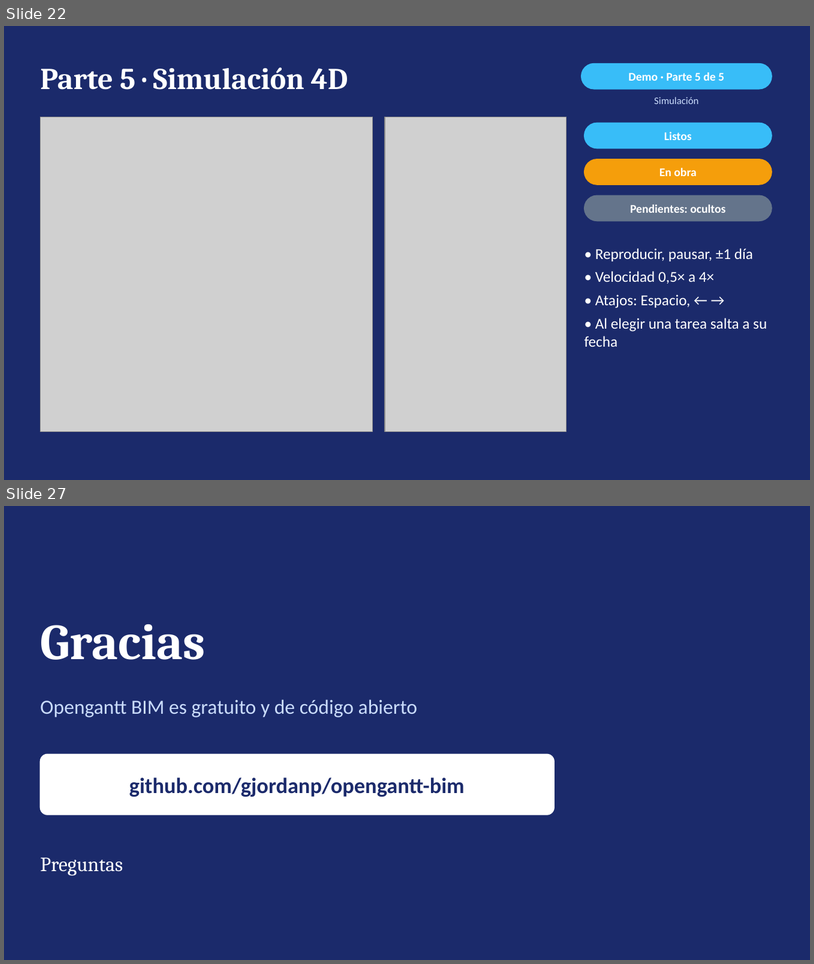
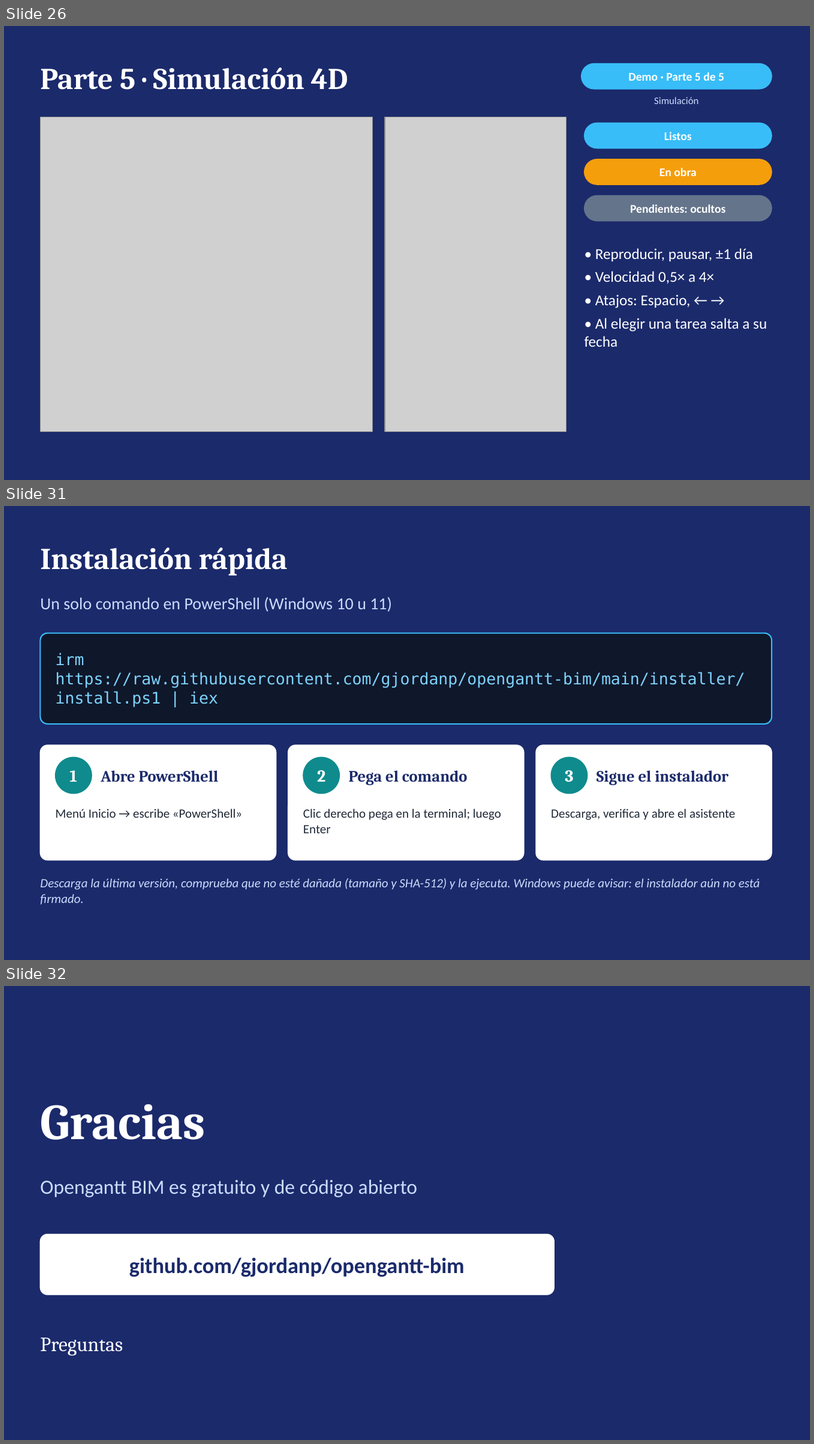
Before and after one commit to gjordanp/opengantt-bim, a slide deck: docs/clase/Sesion5-4D-BIM-Opengantt-v3.pptx. Shown one above the other, each under a label of ours: slides 22 and 27 before the commit, slides 26, 31 and 32 after it; the slides between them are not shown. The pictures are 814x964 and 814x1444 pixels, drawn with LibreOffice and Linux fonts; fonts in the diff are those of the drawing; grey boxes stand for pictures. Boxes give left, top, right and bottom in pixels: in the first picture for what was removed or moved away, otherwise in the second. Text is boxed around its words. In the diff, an @@ line names an element or a change of style, - is before the commit and + after.

```diff
--- a/docs/clase/Sesion5-4D-BIM-Opengantt-v3.pptx
+++ b/docs/clase/Sesion5-4D-BIM-Opengantt-v3.pptx
@@ slide 31 added at bbox=[4, 506, 810, 960], background #1B2A6B @@
@@ text added at bbox=[40, 547, 288, 576], 36 pt, text #FFFFFF, bold @@
+Instalación rápida
@@ text added at bbox=[40, 597, 392, 612], 20 pt, text #CADCFC @@
+Un solo comando en PowerShell (Windows 10 u 11)
@@ rounded rectangle added at bbox=[40, 633, 772, 724], fill #0F172A, outline #38BDF8 1.5 pt @@
@@ text added at bbox=[56, 652, 746, 707], 19 pt, text #7DD3FC @@
+irm https://raw.githubusercontent.com/gjordanp/opengantt-bim/main/installer/install.ps1 | iex
@@ rounded rectangle added at bbox=[40, 745, 276, 860], fill #FFFFFF, outline #FFFFFF 1 pt @@
@@ ellipse added at bbox=[56, 757, 92, 793], fill #0F8B8D, outline #0F8B8D 1 pt @@
@@ rounded rectangle added at bbox=[288, 745, 524, 860], fill #FFFFFF, outline #FFFFFF 1 pt @@
@@ ellipse added at bbox=[303, 757, 340, 793], fill #0F8B8D, outline #0F8B8D 1 pt @@
@@ rounded rectangle added at bbox=[536, 745, 772, 860], fill #FFFFFF, outline #FFFFFF 1 pt @@
@@ ellipse added at bbox=[551, 757, 588, 793], fill #0F8B8D, outline #0F8B8D 1 pt @@
@@ text added at bbox=[69, 770, 77, 781], 20 pt, text #FFFFFF, bold @@
+1
@@ text added at bbox=[101, 770, 219, 781], 19 pt, text #1B2A6B, bold @@
+Abre PowerShell
@@ text added at bbox=[317, 770, 326, 781], 20 pt, text #FFFFFF, bold @@
+2
@@ text added at bbox=[349, 770, 468, 785], 19 pt, text #1B2A6B, bold @@
+Pega el comando
@@ text added at bbox=[565, 770, 573, 782], 20 pt, text #FFFFFF, bold @@
+3
@@ text added at bbox=[597, 770, 729, 785], 19 pt, text #1B2A6B, bold @@
+Sigue el instalador
@@ text added at bbox=[56, 808, 242, 817], 15 pt, text #1F2937 @@
+Menú Inicio → escribe «PowerShell»
@@ text added at bbox=[303, 808, 501, 833], 15 pt, text #1F2937 @@
+Clic derecho pega en la terminal; luego Enter
@@ text added at bbox=[551, 808, 735, 820], 15 pt, text #1F2937 @@
+Descarga, verifica y abre el asistente
@@ text added at bbox=[40, 878, 760, 904], 15 pt, text #CADCFC, italic @@
+Descarga la última versión, comprueba que no esté dañada (tamaño y SHA-512) y la ejecuta. Windows puede avisar: el instalador aún no está firmado.
@@ what was slide 22 is now slide 26 @@
@@ what was slide 27 is now slide 32 @@
```
Also in this commit, not shown: 9 slides changed, 4 other slides added, 1 other file.
